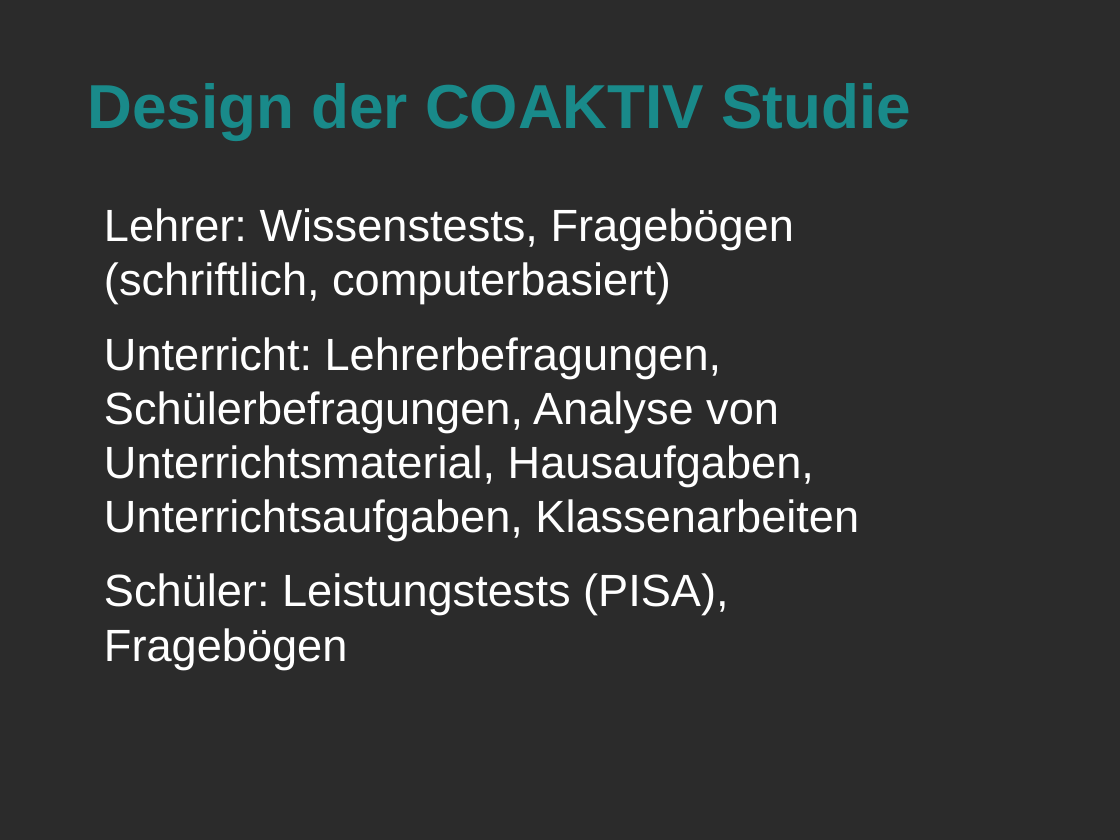
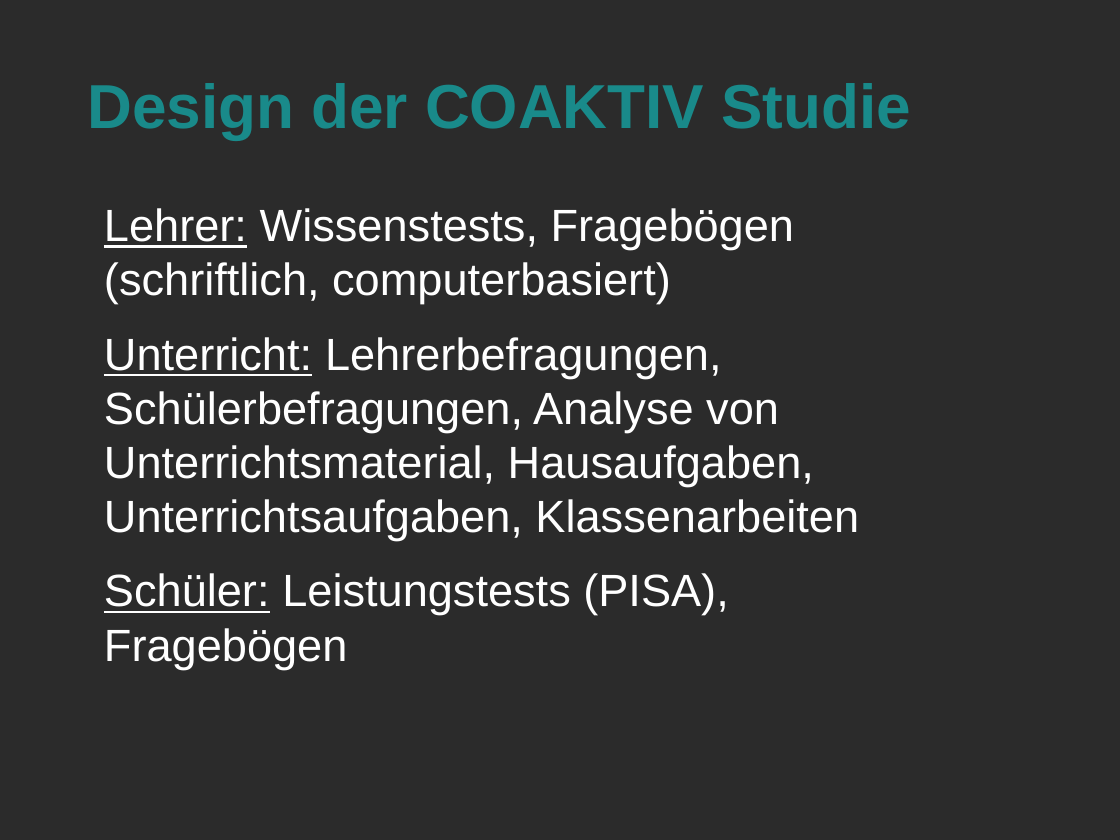
Before and after one commit to LorenzMueller/SS19, a slide deck: slide 8 of Mathe Didaktik/Präsentation.odp. Drawn at 1120x840 pixels with LibreOffice and Linux fonts; fonts in the diff are those of the drawing; background and template pictures are left out; a plain dark background stands for a picture behind light text. Boxes give left, top, right and bottom in pixels: in the first picture for what was removed or moved away, otherwise in the second. Text is boxed around its words. In the diff, an @@ line names an element or a change of style, - is before the commit and + after.

```diff
--- a/Mathe Didaktik/Präsentation.odp
+++ b/Mathe Didaktik/Präsentation.odp
@@ text "Lehrer: Wissenstests, Fragebögen (schriftlich, computerbasie ..." at box(104, 208, 859, 669): underline on in "Lehrer:", "Unterricht:", "Schüler:" @@
```
Also in this commit, not shown: 7 other slides changed, 2 slides added, 1 slide removed, 5 other files.
